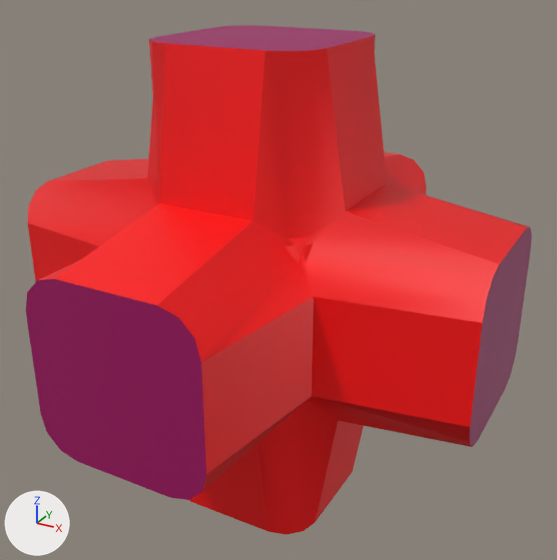
Before and after pictures for a commit that changed the Blender file Assets/Mesh/l02_x_03.blend.
Both versions are drawn from a camera (50 mm lens) standing at (2.71, -4.74, 2.4) and looking at (0.08, 0.05, 0.01). Lighting does not change. The marker at lower left points along +X, +Y and +Z.
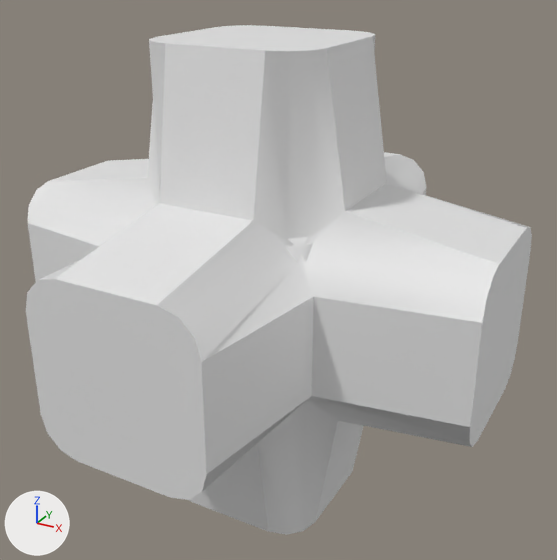
Changed parts and their boxes (x1, y1, x2, y2) in the pictures (557 x 560 px):
```json
{"object": "Cube", "change": "recoloured", "before": [26, 25, 532, 535], "after": [26, 25, 532, 535]}
```

Scene script edits in JSON lines:
```json
{"block": "me_cube_001", "where": "me_cube_001.from_pydata(...)  # 192 vertices, 158 faces; spans x -1.81..1.81, y -1.81..1.81, z -1.81..1.81"}
{"op": "remove", "block": "me_cube_001", "code": "me_cube_001.materials.append(mat_material_001)  # picture img_l2_x_2"}
```
